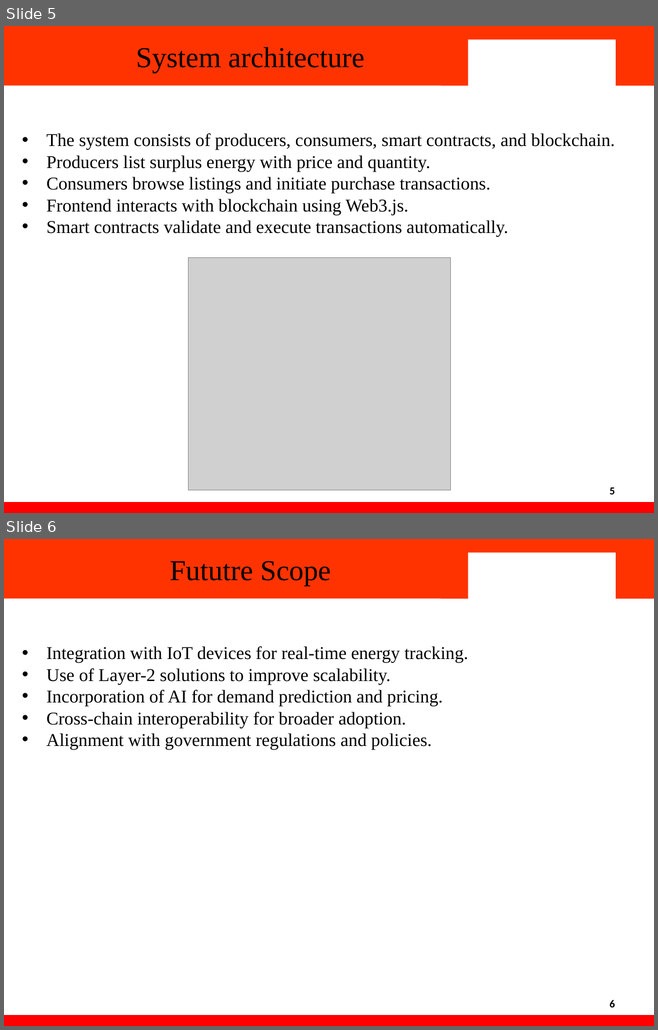
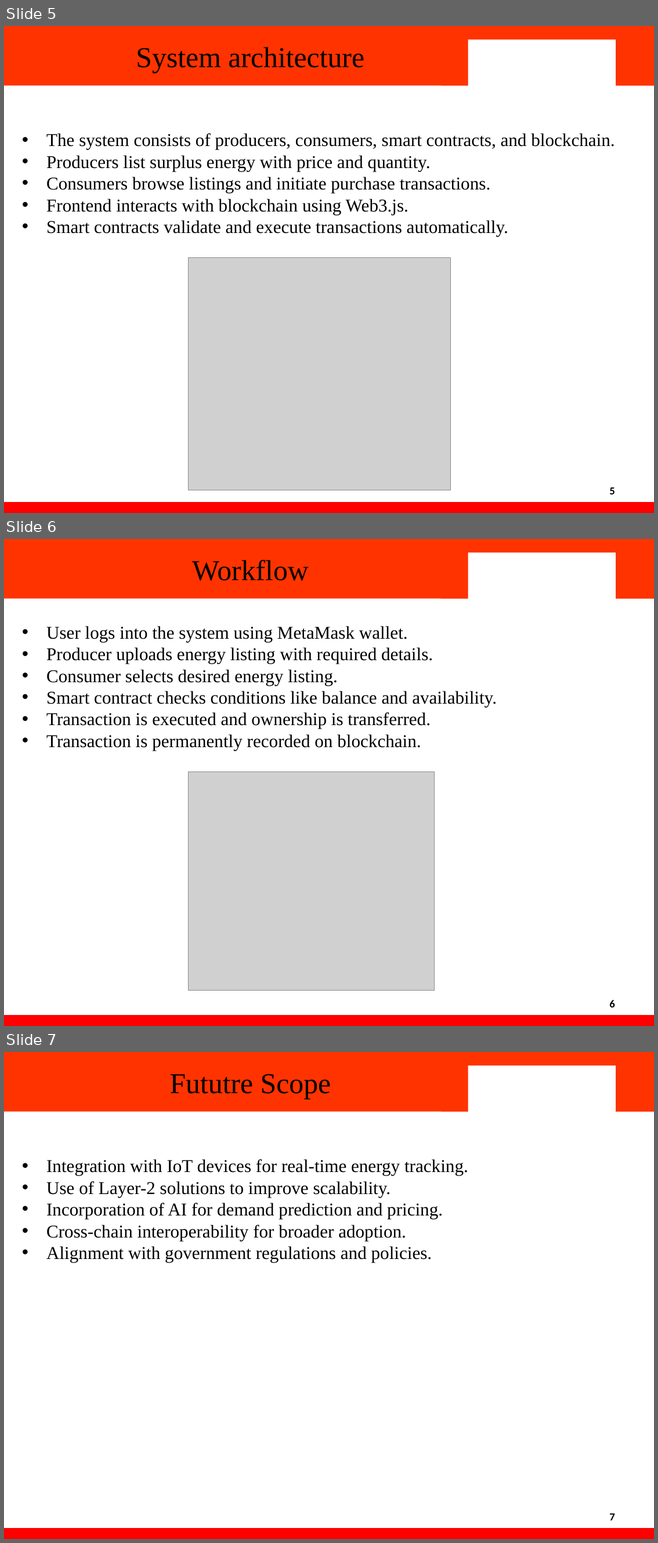
Before and after one commit to richagarg12/2210992150, a slide deck: ppt_researchpaper.pptx. Shown one above the other, each under a label of ours: slides 5 and 6 before the commit, slides 5, 6 and 7 after it. The pictures are 658x1030 and 658x1543 pixels, drawn with LibreOffice and Linux fonts; fonts in the diff are those of the drawing; grey boxes stand for pictures; background and template pictures are left out. Boxes give left, top, right and bottom in pixels: in the first picture for what was removed or moved away, otherwise in the second. Text is boxed around its words. In the diff, an @@ line names an element or a change of style, - is before the commit and + after.

```diff
--- a/ppt_researchpaper.pptx
+++ b/ppt_researchpaper.pptx
@@ slide 6 added at (4, 539, 654, 1026), background #FFFFFF; not listed: 4 template elements that a slide beside it also shows @@
@@ text added at (192, 560, 308, 581), 32 pt, text #000000 @@
+Workflow
@@ text added at (46, 626, 496, 751), 20 pt, text #000000 @@
+• User logs into the system using MetaMask wallet.
+• Producer uploads energy listing with required details.
+• Consumer selects desired energy listing.
+• Smart contract checks conditions like balance and availability.
+• Transaction is executed and ownership is transferred.
+• Transaction is permanently recorded on blockchain.
@@ picture added at (188, 772, 434, 990) @@
@@ page number added at (609, 1000, 614, 1008), 12 pt, text #000000, bold @@
+6
@@ what was slide 6 is now slide 7 @@
@@ page number at (609, 1514, 614, 1521): text changed @@
-6
+7
```
Also in this commit, not shown: 1 slide changed.
